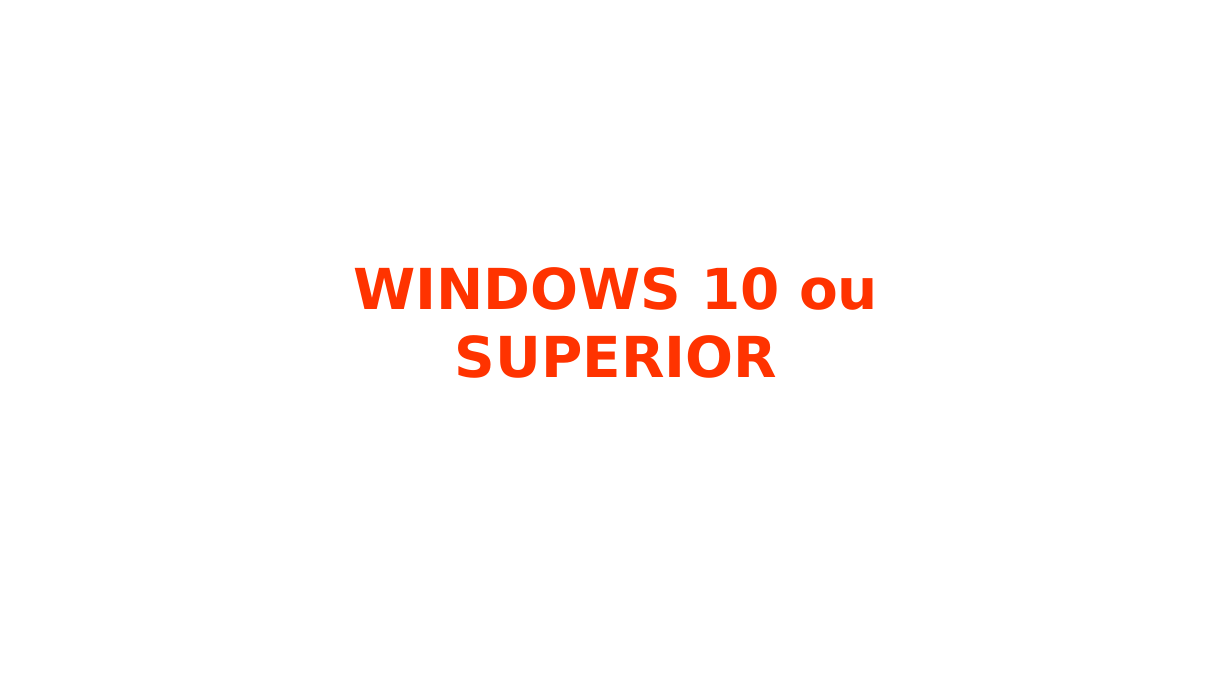
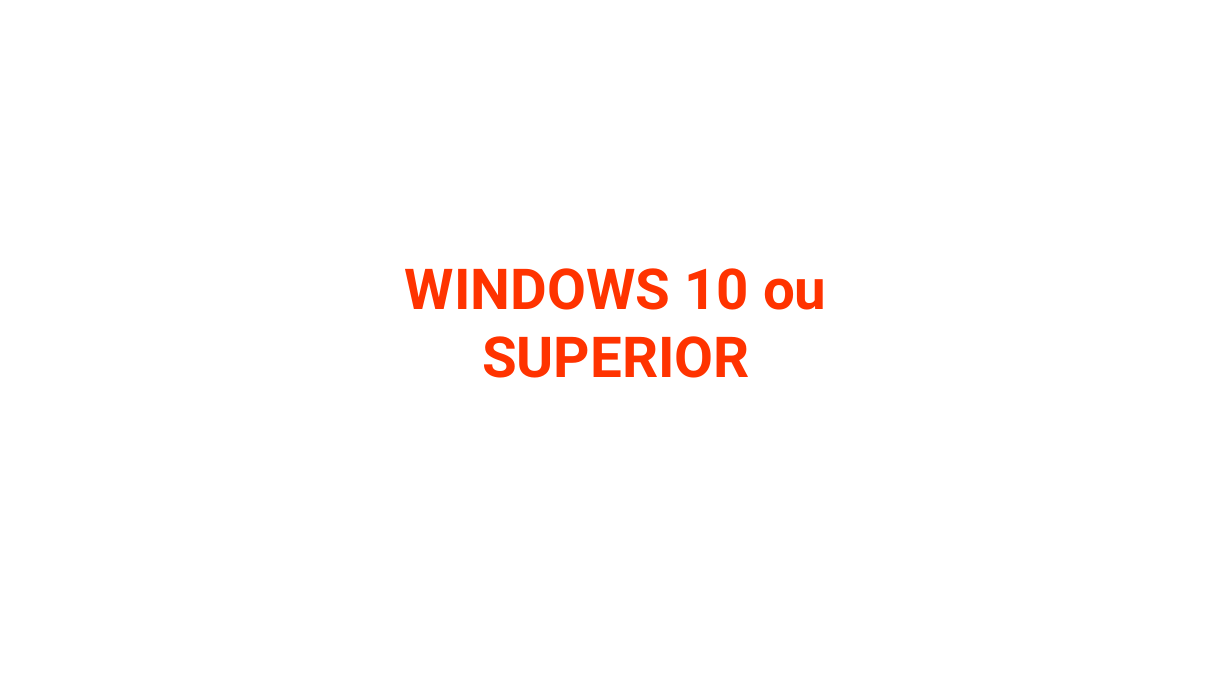
Before and after one commit to trafego2-create/slide-generator, a slide deck: slide 2 of pptx_templates/PETR_modelo.pptx. Drawn at 1232x693 pixels with LibreOffice and Linux fonts; fonts in the diff are those of the drawing; background and template pictures are left out. Boxes give left, top, right and bottom in pixels: in the first picture for what was removed or moved away, otherwise in the second. Text is boxed around its words. In the diff, an @@ line names an element or a change of style, - is before the commit and + after.

```diff
--- a/pptx_templates/PETR_modelo.pptx
+++ b/pptx_templates/PETR_modelo.pptx
@@ text "WINDOWS 10 ou SUPERIOR" at [405,268,827,378]: font DejaVu Sans to Roboto @@
```
Also in this commit, not shown: 1 other slide changed, 7 other files.
